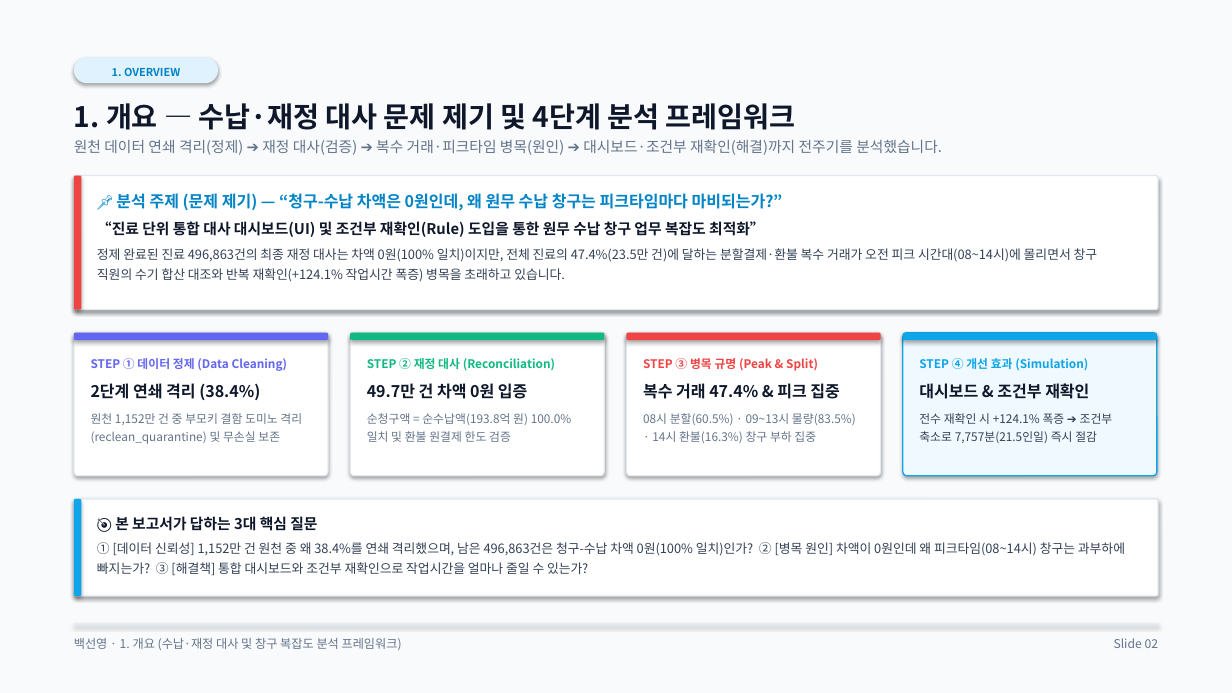
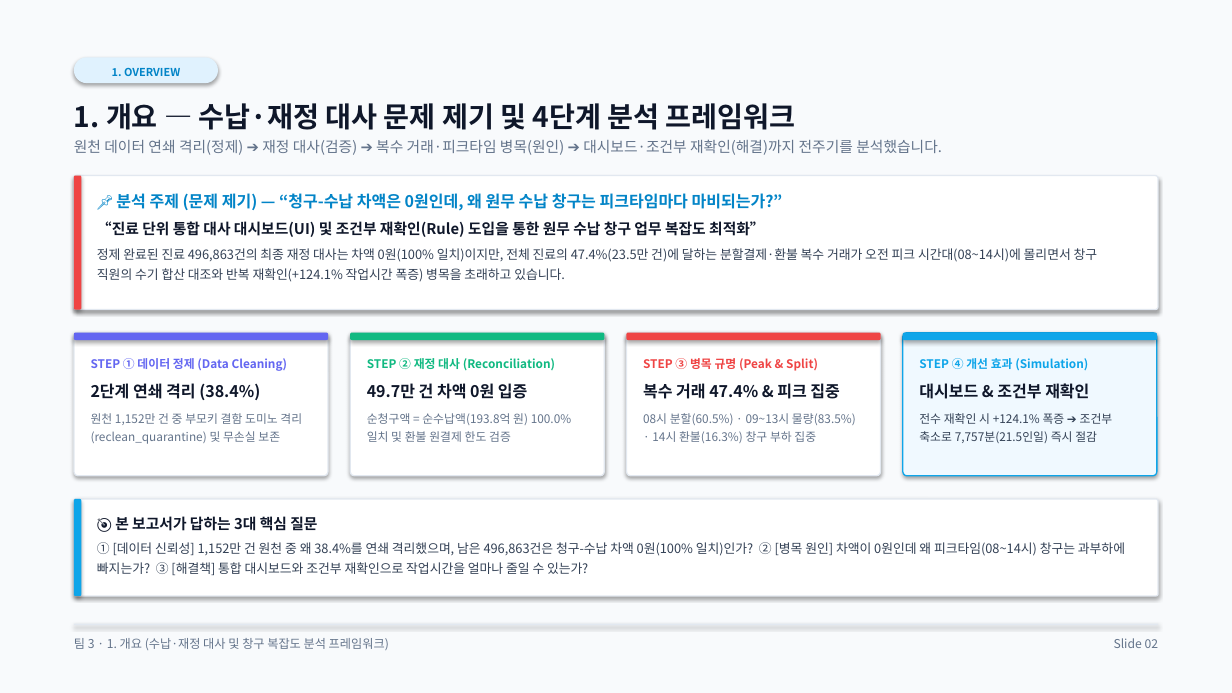
Before and after one commit to SeokHwanHong/Medallion, a slide deck: slide 2 of report/발표자료_소주제_수납대사검증_및_창구업무복잡도최적화_12장.pptx. Drawn at 1232x693 pixels with LibreOffice and Linux fonts; fonts in the diff are those of the drawing. Boxes give left, top, right and bottom in pixels: in the first picture for what was removed or moved away, otherwise in the second. Text is boxed around its words. In the diff, an @@ line names an element or a change of style, - is before the commit and + after.

Commit message:
[백선영] 코드·차트·보고서 내 개인명 문구 정비 - Team 3 표준 표기로 일괄 정규화 및 차트·PDF 재빌드

```diff
--- a/report/발표자료_소주제_수납대사검증_및_창구업무복잡도최적화_12장.pptx
+++ b/report/발표자료_소주제_수납대사검증_및_창구업무복잡도최적화_12장.pptx
@@ text at bbox=[74, 638, 389, 650]: text changed @@
-백선영 · 1. 개요 (수납·재정 대사 및 창구 복잡도 분석 프레임워크)
+팀 3 · 1. 개요 (수납·재정 대사 및 창구 복잡도 분석 프레임워크)
```
Also in this commit, not shown: 1 other slide changed, 17 other files.
